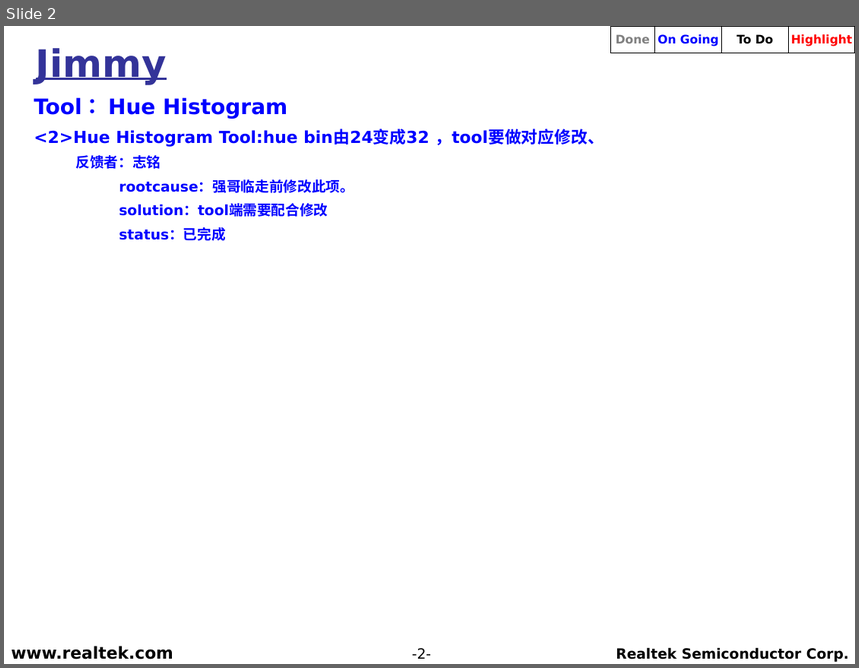
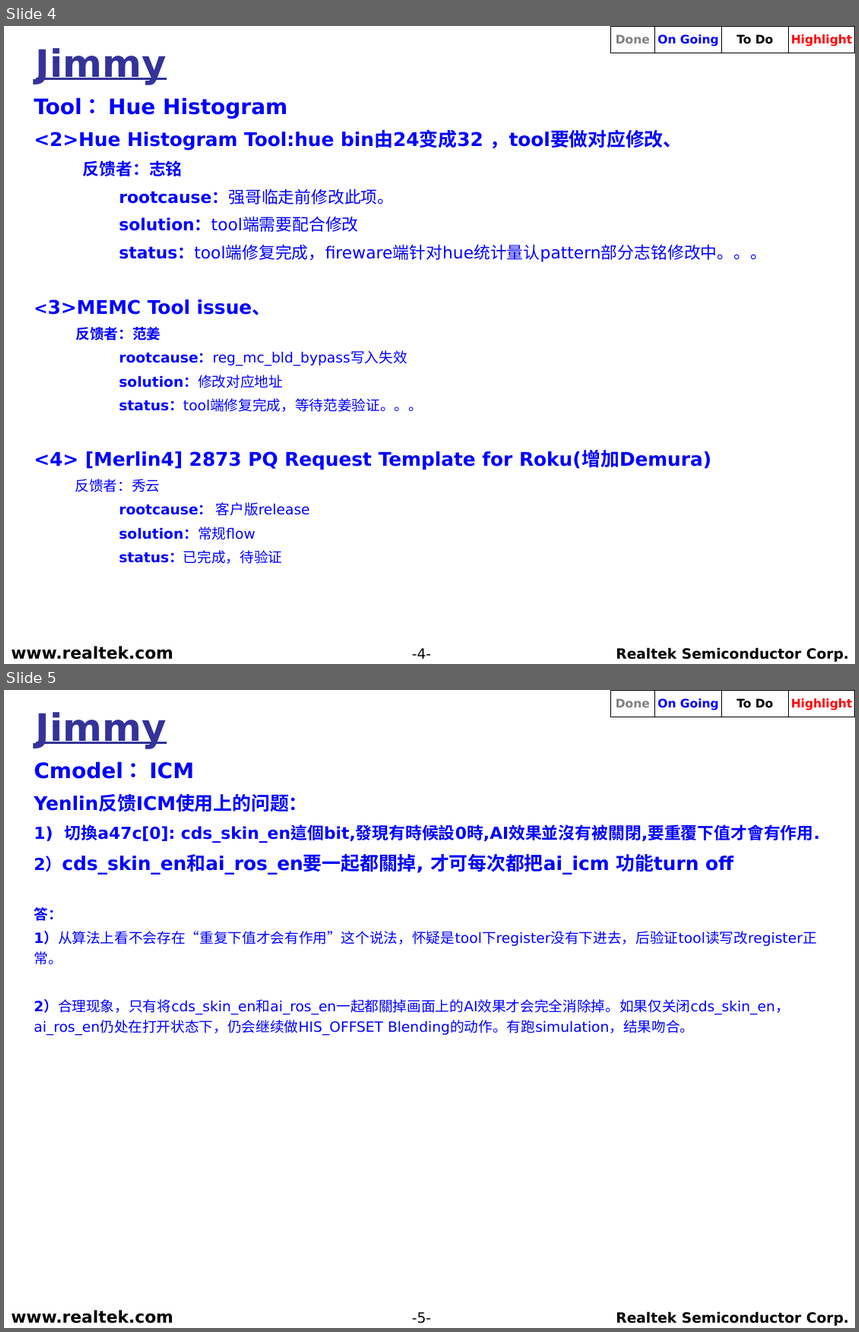
Before and after one commit to weicun581/Weekly_report, a slide deck: 2019年6月/RS_TV_SD_(Jimmy)_20190611.ppt. Shown one above the other, each under a label of ours: slide 2 before the commit, slides 4 and 5 after it. The pictures are 859x668 and 859x1332 pixels, drawn with LibreOffice and Linux fonts; fonts in the diff are those of the drawing; background and template pictures are left out. Boxes give left, top, right and bottom in pixels: in the first picture for what was removed or moved away, otherwise in the second. Text is boxed around its words. In the diff, an @@ line names an element or a change of style, - is before the commit and + after.

```diff
--- a/2019年6月/RS_TV_SD_(Jimmy)_20190611.ppt
+++ b/2019年6月/RS_TV_SD_(Jimmy)_20190611.ppt
@@ slide 5 added at bbox=[4, 690, 855, 1328], background picture (left out) @@
@@ title added at bbox=[36, 712, 167, 749], 32 pt, text #333399, bold, underline @@
+Jimmy
@@ group added at bbox=[611, 690, 855, 717]: 4 rectangles @@
+Done
+On Going
+To Do
+Highlight
@@ text added at bbox=[34, 761, 820, 1036], 12 pt, text #0000FF @@
+  Cmodel： ICM
+  Yenlin反馈ICM使用上的问题：
+  1) 切換a47c[0]: cds_skin_en這個bit,發現有時候設0時,AI效果並沒有被關閉,要重覆下值才會有作用.
+  2）cds_skin_en和ai_ros_en要一起都關掉, 才可每次都把ai_icm 功能turn off
+  答：
+  1）从算法上看不会存在“重复下值才会有作用”这个说法，怀疑是tool下register没有下进去，后验证tool读写改register正常。
+  2）合理现象，只有将cds_skin_en和ai_ros_en一起都關掉画面上的AI效果才会完全消除掉。如果仅关闭cds_skin_en，ai_ros_en仍处在打开状态下，仍会继续做HIS_OFFSET Blending的动作。有跑simulation，结果吻合。
@@ text added at bbox=[11, 1310, 173, 1324], 14 pt, text #000000, bold @@
+www.realtek.com
@@ page number added at bbox=[412, 1312, 431, 1324], 12 pt, text #000000 @@
+-5-
@@ text added at bbox=[616, 1312, 849, 1326], 12 pt, text #000000, bold @@
+Realtek Semiconductor Corp.
@@ what was slide 2 is now slide 4 @@
@@ slide 4 changed as well @@
@@ text at bbox=[34, 129, 683, 232]: size 14 to 16 pt in "<2>Hue Histogram Tool:hue bin由24变成32 ，tool要做对应修改、"; size 12 to 14 pt in "反馈者：志铭", "rootcause：强哥临走前修改此项。", "solution：tool端需要配合修改"; bold off in "rootcause：强哥临走前修改此项。", "solution：tool端需要配合修改" @@
@@ text at bbox=[34, 245, 767, 564]: text changed @@
-  status：已完成
+  status：tool端修复完成，fireware端针对hue统计量认pattern部分志铭修改中。。。
+  <3>MEMC Tool issue、
+  反馈者：范姜
+  rootcause：reg_mc_bld_bypass写入失效
+  solution：修改对应地址
+  status：tool端修复完成，等待范姜验证。。。
+  <4> [Merlin4] 2873 PQ Request Template for Roku(增加Demura)
+  反馈者：秀云
+  rootcause： 客户版release
+  solution：常规flow
+  status：已完成，待验证
@@ page number at bbox=[412, 648, 431, 659]: text changed @@
--2-
+-4-
```
Also in this commit, not shown: 1 other slide changed, 4 other slides added, 1 slide removed.
